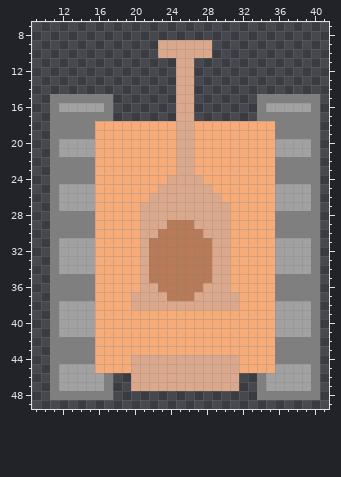
Two versions of one pixel-art sprite, images/tank/tan/North/3-health.png. Above: the version before the commit.
The file is 50x50 pixels. Shown: x 9..41, y 7..49. The old version is drawn lined up with the new one.
Now the later version:
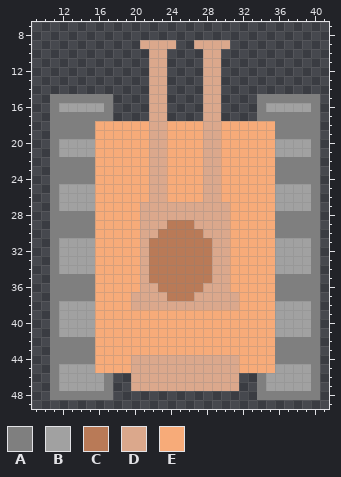
Palette (. is transparent): A #7f7f7f  B #a1a1a1  C #b97a57  D #dba88c  E #f7ab79
Changes in this commit:
{"change": "whole drawing moved by +1,+4 (the old picture is shown already moved)"}
{"y":9,"x":21,"old":"..","new":"DD"}
{"y":9,"x":25,"old":"DD","new":".."}
{"y":9,"x":29,"old":"..","new":"DD"}
{"y":10,"x":22,"old":".","new":"D"}
{"y":10,"x":24,"old":"DDDD","new":"...."}
{"y":10,"x":29,"old":".","new":"D"}
{"y":11,"x":22,"old":"..","new":"DD"}
{"y":11,"x":25,"old":"DD","new":".."}
{"y":11,"x":28,"old":"..","new":"DD"}
{"y":12,"x":22,"old":"..","new":"DD"}
{"y":12,"x":25,"old":"DD","new":".."}
{"y":12,"x":28,"old":"..","new":"DD"}
{"y":13,"x":22,"old":"..","new":"DD"}
{"y":13,"x":25,"old":"DD","new":".."}
{"y":13,"x":28,"old":"..","new":"DD"}
{"y":14,"x":22,"old":"..","new":"DD"}
{"y":14,"x":25,"old":"DD","new":".."}
{"y":14,"x":28,"old":"..","new":"DD"}
{"y":15,"x":22,"old":"..","new":"DD"}
{"y":15,"x":25,"old":"DD","new":".."}
{"y":15,"x":28,"old":"..","new":"DD"}
{"y":16,"x":22,"old":"..","new":"DD"}
{"y":16,"x":25,"old":"DD","new":".."}
{"y":16,"x":28,"old":"..","new":"DD"}
{"y":17,"x":22,"old":"..","new":"DD"}
{"y":17,"x":25,"old":"DD","new":".."}
{"y":17,"x":28,"old":"..","new":"DD"}
{"y":18,"x":22,"old":"EE","new":"DD"}
{"y":18,"x":25,"old":"DD","new":"EE"}
{"y":18,"x":28,"old":"EE","new":"DD"}
{"y":19,"x":22,"old":"EE","new":"DD"}
{"y":19,"x":25,"old":"DD","new":"EE"}
{"y":19,"x":28,"old":"EE","new":"DD"}
{"y":20,"x":22,"old":"EE","new":"DD"}
{"y":20,"x":25,"old":"DD","new":"EE"}
{"y":20,"x":28,"old":"EE","new":"DD"}
{"y":21,"x":22,"old":"EE","new":"DD"}
{"y":21,"x":25,"old":"DD","new":"EE"}
{"y":21,"x":28,"old":"EE","new":"DD"}
{"y":22,"x":22,"old":"EE","new":"DD"}
{"y":22,"x":25,"old":"DD","new":"EE"}
{"y":22,"x":28,"old":"EE","new":"DD"}
{"y":23,"x":22,"old":"EE","new":"DD"}
{"y":23,"x":25,"old":"DD","new":"EE"}
{"y":23,"x":28,"old":"EE","new":"DD"}
{"y":24,"x":22,"old":"EEDDDDEE","new":"DDEEEEDD"}
{"y":25,"x":22,"old":"E","new":"D"}
{"y":25,"x":24,"old":"DDDD","new":"EEEE"}
{"y":25,"x":29,"old":"E","new":"D"}
{"y":26,"x":24,"old":"DDDD","new":"EEEE"}
